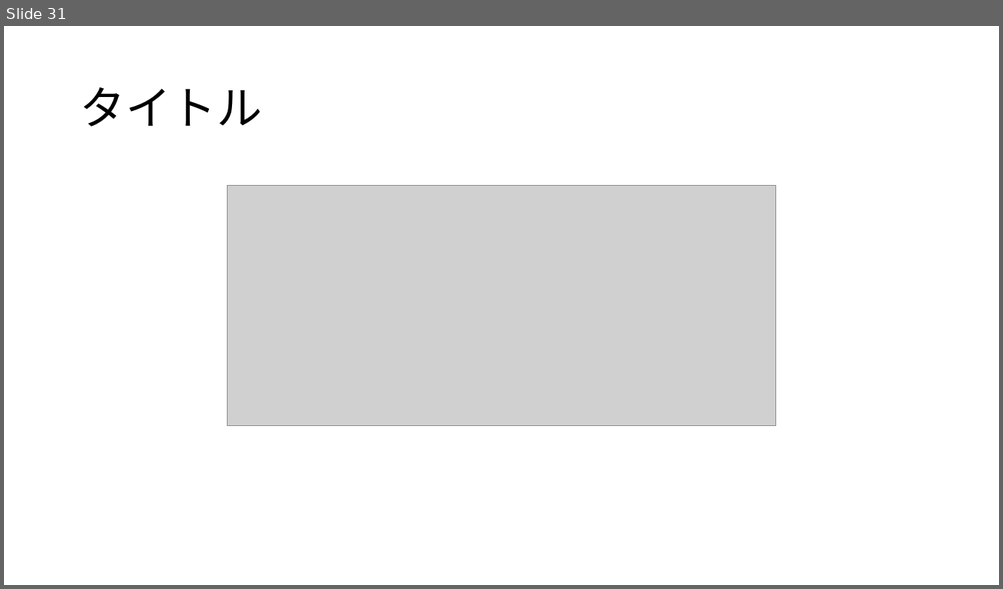
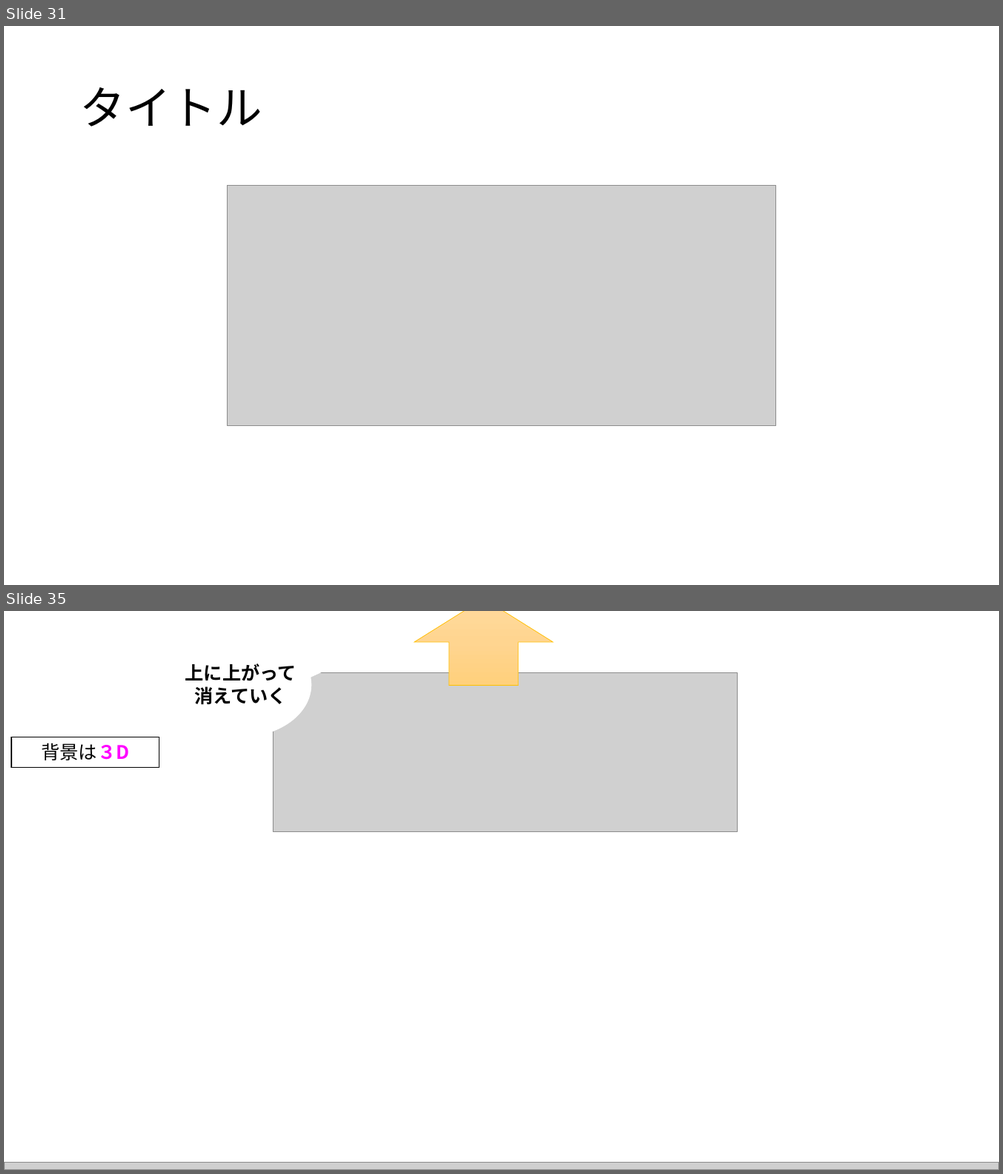
Before and after one commit to MizukiKato0416/sotsugyou_time_kato, a slide deck: 卒業制作_大元タイトル構成.pptx. Shown one above the other, each under a label of ours: slide 31 before the commit, slides 31 and 35 after it; the slides between them are not shown. The pictures are 1003x589 and 1003x1174 pixels, drawn with LibreOffice and Linux fonts; fonts in the diff are those of the drawing; grey boxes stand for pictures; background and template pictures are left out. Boxes give left, top, right and bottom in pixels: in the first picture for what was removed or moved away, otherwise in the second. Text is boxed around its words. In the diff, an @@ line names an element or a change of style, - is before the commit and + after.

```diff
--- a/卒業制作_大元タイトル構成.pptx
+++ b/卒業制作_大元タイトル構成.pptx
@@ slide 35 added at [4, 611, 999, 1170], background picture (left out) @@
@@ ellipse added at [170, 632, 311, 738], fill #FFFFFF @@
@@ triangle added at [279, 611, 383, 684], fill #FFFFFF @@
@@ up arrow added at [415, 611, 553, 685], fill gradient #FFDB9E to #FFD590 to #FFD07C, outline #FFC000 0.5 pt @@
@@ text added at [185, 664, 296, 705], 18 pt, text #000000, bold @@
+上に上がって消えていく
@@ picture added at [273, 673, 737, 831] @@
@@ rectangle added at [11, 737, 159, 767], fill #FFFFFF, outline #000000 1 pt, 18 pt, text #000000 @@
+背景は３D
@@ picture added at [4, 1162, 999, 1170] @@
```
Also in this commit, not shown: 4 slides changed, 6 other slides added, 1 other file.
